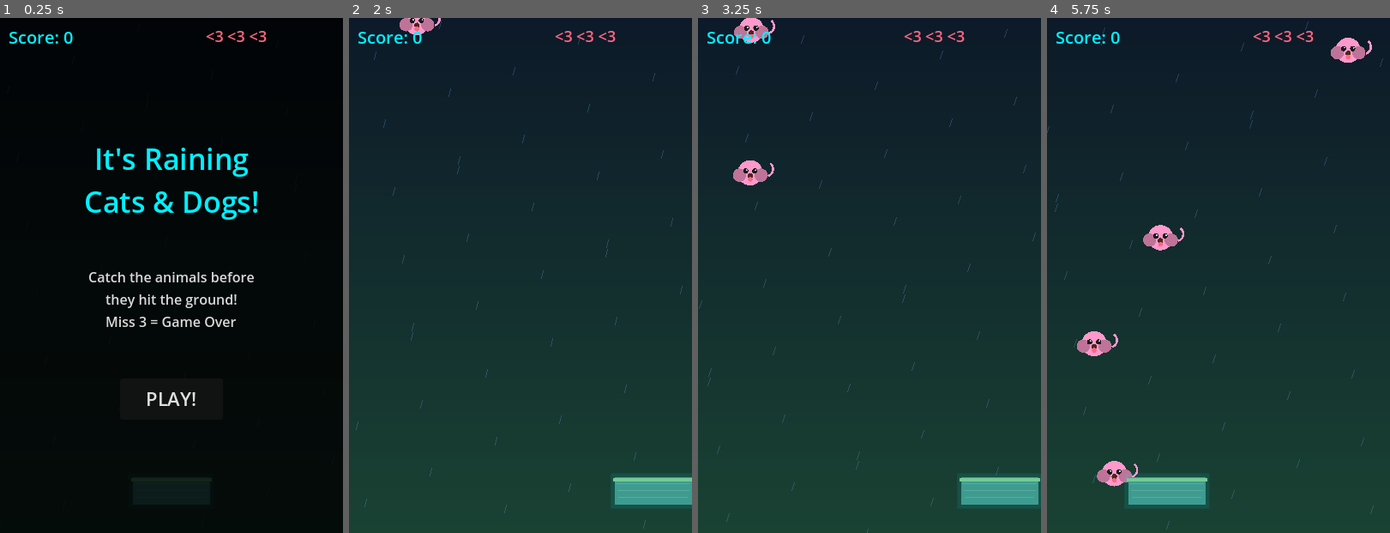
Above: before the commit, frames 1-4 (left to right).
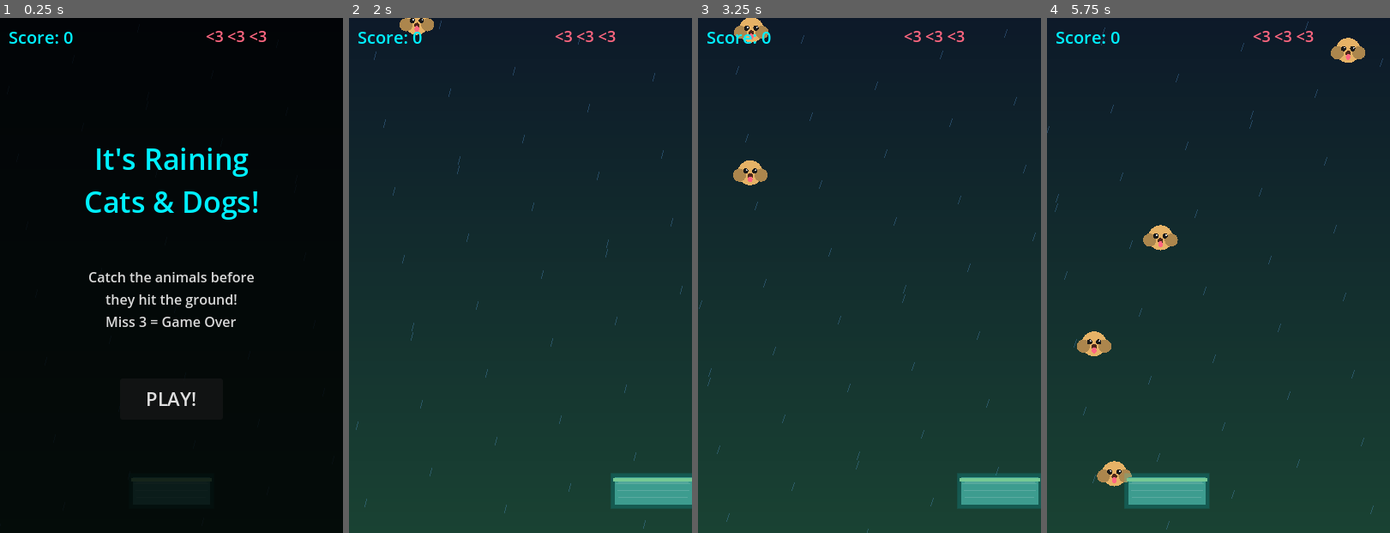
Above: after the commit, the same moments.

Repository: SeveralHerr/CatsAndDogs
Game: Godot game, scene res://scenes/Game.tscn
Two runs of this game, one before a commit and one after it. Both use one fixed random seed, a clock stepped at 60 frames per second and the inputs below.
Inputs (mouse positions are in pixels of both pictures, inside the frame that each line leads up to):
- Up to frame 1 (0.25 s): no input
- Up to frame 2 (2 s): click "PLAY!" at 0.5 s; move the mouse to (595, 249) at 1.27 s; hold Right (ui_right) from 1.28 s (still down); click (595, 249) at 1.42 s
- Up to frame 3 (3.25 s): release Right (ui_right) at 2 s; drag from (800, 301) to (852, 378) at 2.02 s; move the mouse to (903, 162) at 2.77 s; hold Right (ui_right) from 2.78 s (still down)
- Up to frame 4 (5.75 s): release Right (ui_right) at 3.5 s; drag from (1201, 378) to (1115, 198) at 3.52 s; move the mouse to (1321, 352) at 4.27 s; hold Left (ui_left) 4.28-5 s; drag from (1115, 198) to (1167, 146) at 5.02 s

The runs differ from the first frame. In frame 2, 0.2% of the frame differs, in the area x 14-27%, y 0-4%; in frame 3, 0.6%; in frame 4, 1.3%, in the area x 8-95%, y 3-91%.

Commit message:
miyamoto-loop: iter1: Add basket bounce feedback and animals that squish down into

Diff:
--- a/scripts/Game.gd
+++ b/scripts/Game.gd
@@ -21,6 +21,11 @@
 var animals: Array = []
 var particles: Array = []
 
+# Basket juice
+var basket_bounce: float = 0.0
+var basket_squash: float = 1.0
+var basket_stretch: float = 1.0
+
 # Colors
 const CAT_COLOR = Color(1.0, 0.6, 0.8)      # pink cat
 const DOG_COLOR = Color(0.9, 0.7, 0.4)       # tan dog
@@ -58,10 +63,23 @@
 		_update_spawn(delta)
 		_update_animals(delta)
 		_update_particles(delta)
+		_update_basket_juice(delta)
 		if frame_count % (60 * 10) == 0:
 			animal_speed = min(animal_speed + 12.0, 320.0)
 			spawn_interval = max(spawn_interval - 0.08, 0.45)
 	queue_redraw()
+
+func _update_basket_juice(delta):
+	# Bounce recovery
+	basket_bounce *= 0.85
+	# Squash/stretch recovery
+	basket_squash = lerp(basket_squash, 1.0, delta * 12.0)
+	basket_stretch = lerp(basket_stretch, 1.0, delta * 12.0)
+
+func _trigger_basket_catch():
+	basket_bounce = -12.0  # Pop up
+	basket_squash = 1.3    # Wide
+	basket_stretch = 0.7   # Short
 
 func _handle_input(delta):
 	if Input.is_action_pressed("ui_left"):
@@ -101,8 +119,11 @@
 		"missed": false,
 		"walk_dir": 1.0,
 		"alpha": 1.0,
-		"scale": 1.0,
-		"catch_anim": 0.0,  # 0 = normal, >0 = catching animation
+		"scale_x": 1.0,
+		"scale_y": 1.0,
+		"catch_anim": 0.0,
+		"catch_phase": 0,  # 0=falling, 1=squishing into basket, 2=popping away
+		"rotation": 0.0,
 	})
 
 func _weighted_choice(weights: Array) -> int:
@@ -116,41 +137,62 @@
 	return 0
 
 func _update_animals(delta):
-	var basket_top = GROUND_Y - 40
+	var basket_top = GROUND_Y - 40 + basket_bounce
 	var to_remove = []
 
 	for i in range(animals.size()):
 		var a = animals[i]
 		a.wobble += delta * 3.0
 
-		if a.catch_anim > 0:
-			a.catch_anim -= delta * 4.0
-			a.scale = 1.0 + sin(a.catch_anim * PI) * 0.5
-			if a.catch_anim <= 0:
-				to_remove.append(i)
-			continue
-
+		# Catch animation phases
 		if a.caught:
+			if a.catch_phase == 1:
+				# Phase 1: Squish down into basket
+				a.catch_anim += delta * 8.0
+				a.scale_x = 1.0 + sin(a.catch_anim * PI * 0.5) * 0.4
+				a.scale_y = 1.0 - a.catch_anim * 0.6
+				a.y = lerp(a.y, basket_top + 15, delta * 20.0)
+				a.x = lerp(a.x, basket_x, delta * 15.0)
+				a.rotation = sin(a.catch_anim * PI * 2) * 0.3
+				if a.catch_anim >= 1.0:
+					a.catch_phase = 2
+					a.catch_anim = 0.0
+			elif a.catch_phase == 2:
+				# Phase 2: Pop and fade with joy
+				a.catch_anim += delta * 6.0
+				a.scale_x = 1.4 - a.catch_anim * 1.4
+				a.scale_y = 1.4 - a.catch_anim * 1.4
+				a.y -= delta * 60.0
+				a.alpha = 1.0 - a.catch_anim
+				a.rotation += delta * 8.0
+				if a.catch_anim >= 1.0:
+					to_remove.append(i)
 			continue
 
 		if a.missed:
 			a.x += a.walk_dir * 60.0 * delta
 			a.alpha -= delta * 1.5
+			# Sad wobble
+			a.rotation = sin(frame_count * 0.2) * 0.1
 			if a.alpha <= 0: to_remove.append(i)
 			continue
 
 		a.y += a.speed * delta
 		a.x += sin(a.wobble) * 0.8
+		# Gentle falling rotation
+		a.rotation = sin(a.wobble * 0.5) * 0.15
 
 		# Check catch
 		if (a.y + 20 >= basket_top and a.y - 20 <= basket_top + 35
 				and abs(a.x - basket_x) < BASKET_WIDTH / 2 + 12):
 			a.caught = true
-			a.catch_anim = 1.0
-			a.scale = 1.0
+			a.catch_phase = 1
+			a.catch_anim = 0.0
 			score += 10 if a.type == "unicorn" else 1
 			combo += 1
+			_trigger_basket_catch()
 			_spawn_catch_particles(a.x, basket_top)
+			_spawn_star_burst(a.x, basket_top - 10)
 			_show_combo()
 			update_ui()
 
@@ -159,6 +201,7 @@
 			a.walk_dir = 1.0 if a.x < 200 else -1.0
 			combo = 0
 			lives -= 1
+			_spawn_sad_particles(a.x, GROUND_Y)
 			update_ui()
 			if lives <= 0:
 				call_deferred("game_over")
@@ -173,21 +216,63 @@
 		var p = particles[i]
 		p.x += p.vx * delta * 60
 		p.y += p.vy * delta * 60
-		p.vy += 0.15
-		p.life -= delta * 2.0
+		p.vy += p.gravity
+		p.life -= delta * p.decay
+		p.rotation += p.rot_speed * delta
 		if p.life <= 0: to_remove.append(i)
 	for i in range(to_remove.size() - 1, -1, -1):
 		particles.remove_at(to_remove[i])
 
 func _spawn_catch_particles(x: float, y: float):
-	for i in range(10):
-		var angle = (TAU / 10.0) * i
+	for i in range(12):
+		var angle = (TAU / 12.0) * i + randf() * 0.3
 		particles.append({
 			"x": x, "y": y,
-			"vx": cos(angle) * (1.5 + randf() * 2.0),
-			"vy": sin(angle) * (1.5 + randf() * 2.0) - 1.0,
+			"vx": cos(angle) * (2.0 + randf() * 2.5),
+			"vy": sin(angle) * (2.0 + randf() * 2.5) - 2.0,
 			"life": 1.0,
-			"color": Color(1.0, 0.9, 0.3, 1.0)
+			"color": Color(1.0, 0.95, 0.4, 1.0),
+			"size": 5.0 + randf() * 3.0,
+			"gravity": 0.12,
+			"decay": 2.0,
+			"type": "circle",
+			"rotation": 0.0,
+			"rot_speed": 0.0,
+		})
+
+func _spawn_star_burst(x: float, y: float):
+	for i in range(5):
+		var angle = (TAU / 5.0) * i - PI/2
+		particles.append({
+			"x": x + cos(angle) * 8,
+			"y": y + sin(angle) * 8,
+			"vx": cos(angle) * 3.5,
+			"vy": sin(angle) * 3.5 - 1.5,
+			"life": 1.0,
+			"color": Color(1.0, 1.0, 0.6, 1.0),
+			"size": 8.0,
+			"gravity": 0.05,
+			"decay": 2.5,
+			"type": "star",
+			"rotation": randf() * TAU,
+			"rot_speed": 5.0 + randf() * 3.0,
+		})
+
+func _spawn_sad_particles(x: float, y: float):
+	for i in range(6):
+		particles.append({
+			"x": x + randf_range(-15, 15),
+			"y": y,
+			"vx": randf_range(-0.5, 0.5),
+			"vy": -1.5 - randf() * 1.0,
+			"life": 1.0,
+			"color": Color(0.5, 0.5, 0.6, 0.8),
+			"size": 4.0,
+			"gravity": 0.02,
+			"decay": 1.5,
+			"type": "circle",
+			"rotation": 0.0,
+			"rot_speed": 0.0,
 		})
 
 func _draw():
@@ -206,94 +291,131 @@
 
 	# Animals
 	for a in animals:
-		if a.caught and a.catch_anim <= 0: continue
+		if a.caught and a.catch_phase == 2 and a.alpha <= 0: continue
 		var col = _get_animal_color(a.type)
-		var alpha = a.alpha if a.missed else 1.0
+		var alpha = a.alpha
 		col.a = alpha
-		_draw_animal(a.x, a.y, a.type, col, a.scale)
+		_draw_animal(a.x, a.y, a.type, col, a.scale_x, a.scale_y, a.rotation)
 
 	# Particles
 	for p in particles:
 		var c = p.color
 		c.a = p.life
-		draw_circle(Vector2(p.x, p.y), 4.0 * p.life, c)
+		if p.type == "star":
+			_draw_star(Vector2(p.x, p.y), p.size * p.life, c, p.rotation)
+		else:
+			draw_circle(Vector2(p.x, p.y), p.size * p.life, c)
 
 	# Basket
-	_draw_basket(basket_x, GROUND_Y - 35)
+	_draw_basket(basket_x, GROUND_Y - 35 + basket_bounce)
+
+func _draw_star(pos: Vector2, size: float, color: Color, rotation: float):
+	var points = 5
+	for i in range(points):
+		var angle1 = rotation + (TAU / points) * i - PI/2
+		var angle2 = rotation + (TAU / points) * (i + 0.5) - PI/2
+		var outer = pos + Vector2(cos(angle1), sin(angle1)) * size
+		var inner = pos + Vector2(cos(angle2), sin(angle2)) * size * 0.4
+		var next_outer = pos + Vector2(cos(rotation + (TAU / points) * (i + 1) - PI/2), sin(rotation + (TAU / points) * (i + 1) - PI/2)) * size
+		draw_line(outer, inner, color, 2.0)
+		draw_line(inner, next_outer, color, 2.0)
 
 func _get_animal_color(type: String) -> Color:
 	match type:
-		"cat", _: return CAT_COLOR
+		"cat": return CAT_COLOR
 		"dog": return DOG_COLOR
 		"special_cat": return SPECIAL_CAT_COLOR
 		"special_dog": return SPECIAL_DOG_COLOR
 		"unicorn": return UNICORN_COLOR
 	return CAT_COLOR
 
-func _draw_animal(x: float, y: float, type: String, color: Color, scale: float = 1.0):
-	var s = 14.0 * scale  # half-size
+func _draw_animal(x: float, y: float, type: String, color: Color, scale_x: float = 1.0, scale_y: float = 1.0, rotation: float = 0.0):
+	var sx = 14.0 * scale_x
+	var sy = 14.0 * scale_y
+
+	# Apply rotation by transforming coordinates
+	var rot_cos = cos(rotation)
+	var rot_sin = sin(rotation)
 
 	match type:
 		"cat", "special_cat":
+			# Body (ellipse approximation)
+			_draw_ellipse(Vector2(x, y), sx, sy, color)
+			# Ears
+			var ear_col = color.darkened(0.3)
+			var ear_l = Vector2(-sx * 0.55, -sy * 0.9)
+			var ear_r = Vector2(sx * 0.55, -sy * 0.9)
+			_draw_ellipse(Vector2(x + ear_l.x * rot_cos - ear_l.y * rot_sin, y + ear_l.x * rot_sin + ear_l.y * rot_cos), sx * 0.35, sy * 0.35, ear_col)
+			_draw_ellipse(Vector2(x + ear_r.x * rot_cos - ear_r.y * rot_sin, y + ear_r.x * rot_sin + ear_r.y * rot_cos), sx * 0.35, sy * 0.35, ear_col)
+			# Eyes
+			var eye_l = Vector2(-sx * 0.35, -sy * 0.1)
+			var eye_r = Vector2(sx * 0.35, -sy * 0.1)
+			draw_circle(Vector2(x + eye_l.x, y + eye_l.y), min(sx, sy) * 0.18, Color(0.1, 0.1, 0.1, color.a))
+			draw_circle(Vector2(x + eye_r.x, y + eye_r.y), min(sx, sy) * 0.18, Color(0.1, 0.1, 0.1, color.a))
+			# Nose
+			draw_circle(Vector2(x, y + sy * 0.2), min(sx, sy) * 0.12, Color(1.0, 0.5, 0.5, color.a))
+			# Whiskers
+			draw_line(Vector2(x - sx * 0.8, y + sy * 0.15), Vector2(x - sx * 0.1, y + sy * 0.25), Color(1,1,1,0.5 * color.a), 1)
+			draw_line(Vector2(x + sx * 0.1, y + sy * 0.25), Vector2(x + sx * 0.8, y + sy * 0.15), Color(1,1,1,0.5 * color.a), 1)
+
+		"dog", "special_dog":
 			# Body
-			draw_circle(Vector2(x, y), s, color)
-			# Ears (triangles) - use draw_line for simplicity
-			var ear_col = color.darkened(0.3)
-			draw_circle(Vector2(x - s * 0.55, y - s * 0.9), s * 0.35, ear_col)
-			draw_circle(Vector2(x + s * 0.55, y - s * 0.9), s * 0.35, ear_col)
-			# Eyes
-			draw_circle(Vector2(x - s * 0.35, y - s * 0.1), s * 0.18, Color(0.1, 0.1, 0.1))
-			draw_circle(Vector2(x + s * 0.35, y - s * 0.1), s * 0.18, Color(0.1, 0.1, 0.1))
-			# Nose
-			draw_circle(Vector2(x, y + s * 0.2), s * 0.12, Color(1.0, 0.5, 0.5))
-			# Whiskers
-			draw_line(Vector2(x - s * 0.8, y + s * 0.15), Vector2(x - s * 0.1, y + s * 0.25), Color(1,1,1,0.5), 1)
-			draw_line(Vector2(x + s * 0.1, y + s * 0.25), Vector2(x + s * 0.8, y + s * 0.15), Color(1,1,1,0.5), 1)
-			# Tail
-			draw_arc(Vector2(x + s * 1.2, y + s * 0.5), s * 0.7, -PI * 0.5, PI * 0.3, 12, color, 2.5)
-
-		"dog", "special_dog":
-			# Body (rounder, fluffier)
-			draw_circle(Vector2(x, y), s * 1.05, color)
+			_draw_ellipse(Vector2(x, y), sx * 1.05, sy * 1.05, color)
 			# Floppy ears
 			var ear_col = color.darkened(0.25)
-			draw_circle(Vector2(x - s * 0.9, y + s * 0.2), s * 0.55, ear_col)
-			draw_circle(Vector2(x + s * 0.9, y + s * 0.2), s * 0.55, ear_col)
-			# Eyes (bigger, happier)
-			draw_circle(Vector2(x - s * 0.38, y - s * 0.15), s * 0.22, Color(0.1, 0.1, 0.1))
-			draw_circle(Vector2(x + s * 0.38, y - s * 0.15), s * 0.22, Color(0.1, 0.1, 0.1))
+			_draw_ellipse(Vector2(x - sx * 0.9, y + sy * 0.2), sx * 0.55, sy * 0.55, ear_col)
+			_draw_ellipse(Vector2(x + sx * 0.9, y + sy * 0.2), sx * 0.55, sy * 0.55, ear_col)
+			# Eyes
+			draw_circle(Vector2(x - sx * 0.38, y - sy * 0.15), min(sx, sy) * 0.22, Color(0.1, 0.1, 0.1, color.a))
+			draw_circle(Vector2(x + sx * 0.38, y - sy * 0.15), min(sx, sy) * 0.22, Color(0.1, 0.1, 0.1, color.a))
 			# Eye shine
-			draw_circle(Vector2(x - s * 0.3, y - s * 0.22), s * 0.07, Color(1,1,1,0.8))
-			draw_circle(Vector2(x + s * 0.46, y - s * 0.22), s * 0.07, Color(1,1,1,0.8))
-			# Nose (bigger)
-			draw_circle(Vector2(x, y + s * 0.25), s * 0.22, Color(0.3, 0.15, 0.1))
-			# Tongue
-			draw_circle(Vector2(x, y + s * 0.55), s * 0.2, Color(1.0, 0.4, 0.5))
-			# Tail (wagging line)
-			draw_arc(Vector2(x + s * 1.3, y - s * 0.3), s * 0.6, -PI * 0.3, PI * 0.4, 10, color, 2.5)
+			draw_circle(Vector2(x - sx * 0.3, y - sy * 0.22), min(sx, sy) * 0.07, Color(1,1,1,0.8 * color.a))
+			draw_circle(Vector2(x + sx * 0.46, y - sy * 0.22), min(sx, sy) * 0.07, Color(1,1,1,0.8 * color.a))
+			# Nose
+			draw_circle(Vector2(x, y + sy * 0.25), min(sx, sy) * 0.22, Color(0.3, 0.15, 0.1, color.a))
+			# Tongue (happy!)
+			_draw_ellipse(Vector2(x, y + sy * 0.55), sx * 0.2, sy * 0.25, Color(1.0, 0.4, 0.5, color.a))
 
 		"unicorn":
 			# Body
-			draw_circle(Vector2(x, y), s, UNICORN_COLOR)
-			# Horn (use lines instead of polygon)
-			draw_line(Vector2(x - s * 0.12, y - s * 0.85), Vector2(x, y - s * 1.8), Color(1,0.6,0.9), 4)
-			draw_line(Vector2(x + s * 0.12, y - s * 0.85), Vector2(x, y - s * 1.8), Color(1,0.8,1), 2)
+			_draw_ellipse(Vector2(x, y), sx, sy, UNICORN_COLOR.lerp(Color.WHITE, 0.2))
+			var uc = UNICORN_COLOR
+			uc.a = color.a
+			# Horn
+			draw_line(Vector2(x, y - sy * 0.85), Vector2(x, y - sy * 1.8), Color(1,0.6,0.9, color.a), 4)
+			draw_line(Vector2(x, y - sy * 0.85), Vector2(x, y - sy * 1.8), Color(1,0.95,1, color.a), 2)
+			# Sparkle on horn
+			draw_circle(Vector2(x, y - sy * 1.5), 3.0 * color.a, Color(1,1,1, color.a))
 			# Mane
-			draw_arc(Vector2(x - s * 0.5, y - s * 0.3), s * 0.5, 0, PI, 10, Color(0.9, 0.4, 1.0), 3)
-			# Eyes (sparkle)
-			draw_circle(Vector2(x - s * 0.35, y - s * 0.1), s * 0.18, Color(0.5, 0.1, 0.8))
-			draw_circle(Vector2(x + s * 0.35, y - s * 0.1), s * 0.18, Color(0.5, 0.1, 0.8))
-			draw_circle(Vector2(x - s * 0.28, y - s * 0.17), s * 0.07, Color(1,1,1,0.9))
+			draw_arc(Vector2(x - sx * 0.5, y - sy * 0.3), min(sx, sy) * 0.5, 0, PI, 10, Color(0.9, 0.4, 1.0, color.a), 3)
+			# Eyes
+			draw_circle(Vector2(x - sx * 0.35, y - sy * 0.1), min(sx, sy) * 0.18, Color(0.5, 0.1, 0.8, color.a))
+			draw_circle(Vector2(x + sx * 0.35, y - sy * 0.1), min(sx, sy) * 0.18, Color(0.5, 0.1, 0.8, color.a))
+			draw_circle(Vector2(x - sx * 0.28, y - sy * 0.17), min(sx, sy) * 0.07, Color(1,1,1,0.9 * color.a))
+
+func _draw_ellipse(center: Vector2, rx: float, ry: float, color: Color):
+	# Draw ellipse using multiple circles as approximation
+	var segments = 16
+	var points = PackedVector2Array()
+	for i in range(segments + 1):
+		var angle = (TAU / segments) * i
+		points.append(center + Vector2(cos(angle) * rx, sin(angle) * ry))
+	# Fill with triangles from center
+	for i in range(segments):
+		var col_arr = PackedColorArray([color, color, color])
+		var tri = PackedVector2Array([center, points[i], points[i + 1]])
+		draw_polygon(tri, col_arr)
 
 func _draw_basket(x: float, y: float):
-	var bw = BASKET_WIDTH
-	var bh = 32.0
-
-	# Glow
-	draw_rect(Rect2(x - bw/2 - 4, y - 4, bw + 8, bh + 8),
-		Color(0.0, 0.94, 1.0, 0.1), true, 1.0, true)
-
-	# Body (rect approximation — no polygon color array needed)
+	var bw = BASKET_WIDTH * basket_squash
+	var bh = 32.0 * basket_stretch
+
+	# Glow (bigger when catching)
+	var glow_size = 4 + (1.0 - basket_stretch) * 8
+	draw_rect(Rect2(x - bw/2 - glow_size, y - glow_size, bw + glow_size * 2, bh + glow_size * 2),
+		Color(0.0, 0.94, 1.0, 0.15 + (1.0 - basket_stretch) * 0.2), true, 1.0, true)
+
+	# Body
 	draw_rect(Rect2(x - bw/2, y, bw, bh), BASKET_COLOR)
 
 	# Weave lines
@@ -303,9 +425,14 @@
 		draw_line(Vector2(x - bw/2 + inset, fy), Vector2(x + bw/2 - inset, fy),
 			Color(1,1,1,0.15), 1)
 
-	# Rim
+	# Rim (thicker when squashed)
+	var rim_thick = 4.0 + (basket_squash - 1.0) * 4.0
 	draw_line(Vector2(x - bw/2 - 2, y + 3), Vector2(x + bw/2 + 2, y + 3),
-		BASKET_RIM, 4.0)
+		BASKET_RIM, rim_thick)
+
+	# Inner highlight
+	draw_line(Vector2(x - bw/2 + 4, y + 6), Vector2(x + bw/2 - 4, y + 6),
+		Color(1, 1, 1, 0.1), 2)
 
 func _show_combo():
 	if combo < 3:
@@ -340,12 +467,12 @@
 	play_button.text = "PLAY AGAIN"
 
 func _on_play_button_pressed():
-	for a in animals: pass
 	animals.clear()
 	particles.clear()
 	score = 0; lives = 3; combo = 0; frame_count = 0
 	animal_speed = 140.0; spawn_interval = 1.2; spawn_timer = 0.0
 	basket_x = 200.0; target_x = 200.0
+	basket_bounce = 0.0; basket_squash = 1.0; basket_stretch = 1.0
 	combo_label.visible = false
 	overlay.visible = false
 	running = true
